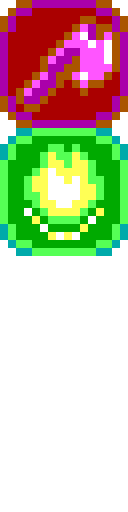
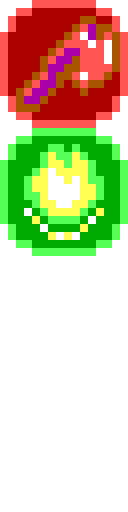
Before/after of a 128 x 512 layered artwork. What changed in the layer stack:
painted on "1" over [0, 0, 128, 256]
